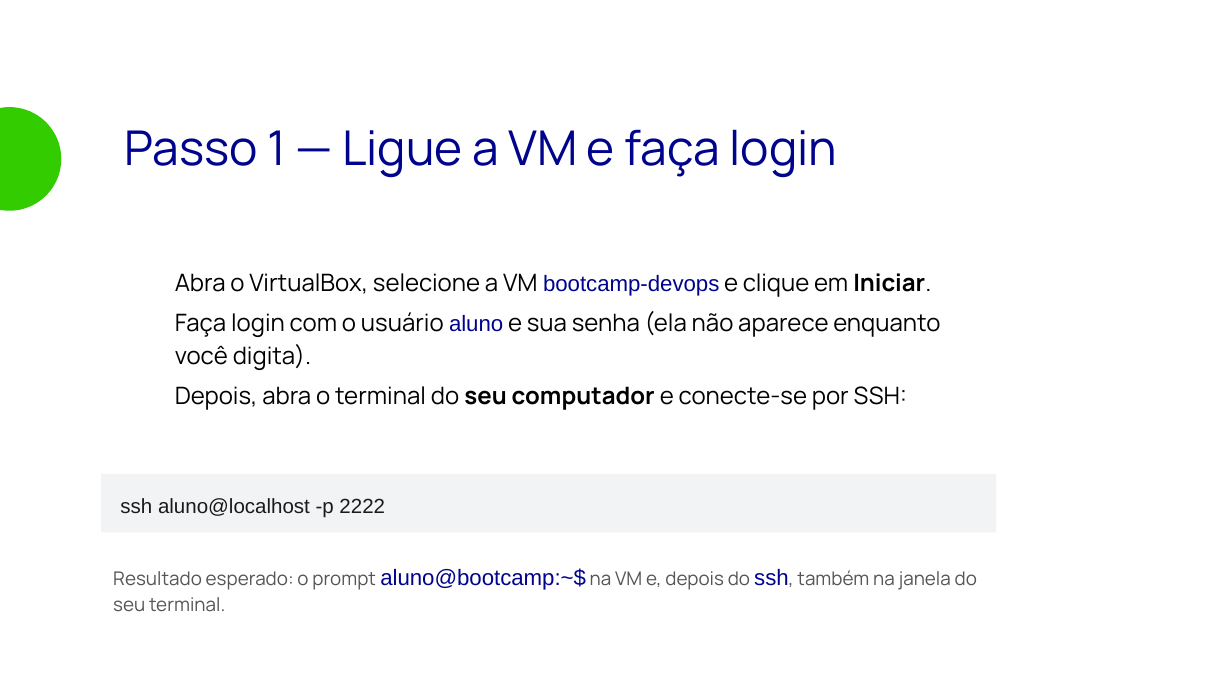
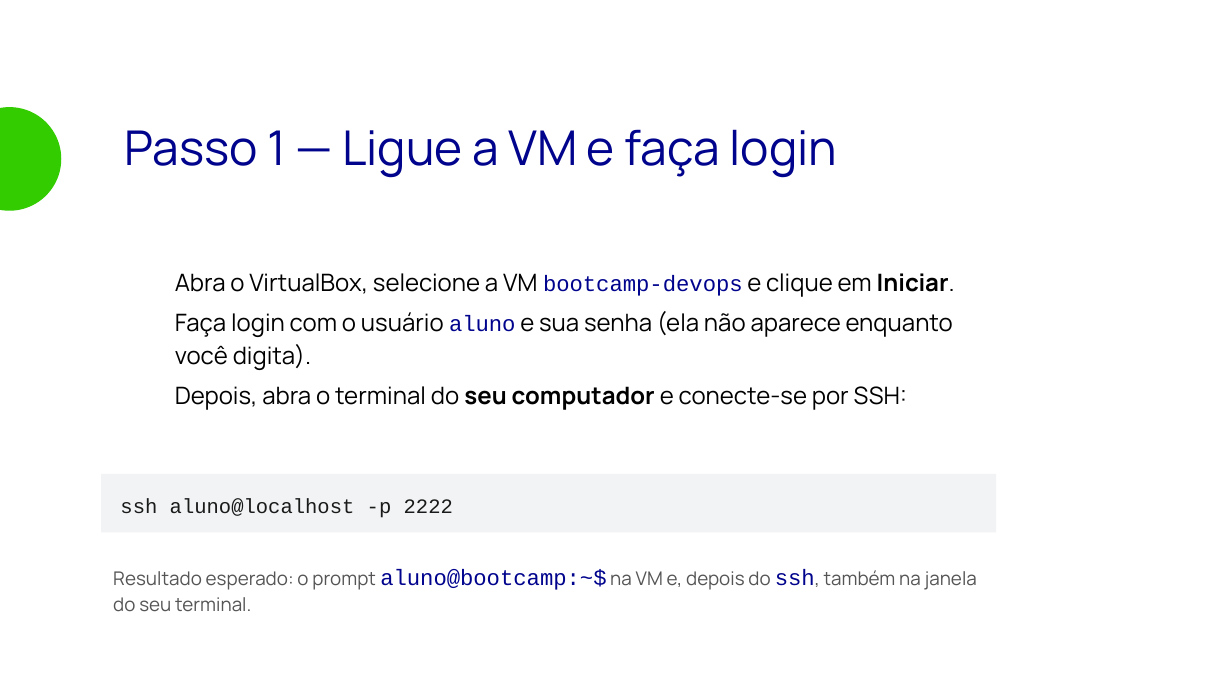
Before and after one commit to matera-vrn/bootcamp-devops-2026, a slide deck: slide 19 of aulas/aula-01-devops-overview/slides/aula-01.odp. Drawn at 1232x693 pixels with LibreOffice and Linux fonts; fonts in the diff are those of the drawing; background and template pictures are left out. Boxes give left, top, right and bottom in pixels: in the first picture for what was removed or moved away, otherwise in the second. Text is boxed around its words. In the diff, an @@ line names an element or a change of style, - is before the commit and + after.

```diff
--- a/aulas/aula-01-devops-overview/slides/aula-01.odp
+++ b/aulas/aula-01-devops-overview/slides/aula-01.odp
@@ text at (175,273,955,370): font Arial to Courier New in "bootcamp-devops", "aluno" @@
@@ rectangle "ssh aluno@localhost -p 2222" at (101,474,995,533): font Arial to Courier New @@
@@ text "Resultado esperado: o prompt aluno@bootcamp:~$ ..." at (113,569,977,612): font Arial to Courier New in "aluno@bootcamp:~$ ssh," @@
```
Also in this commit, not shown: 11 other slides changed, 11 other files.
